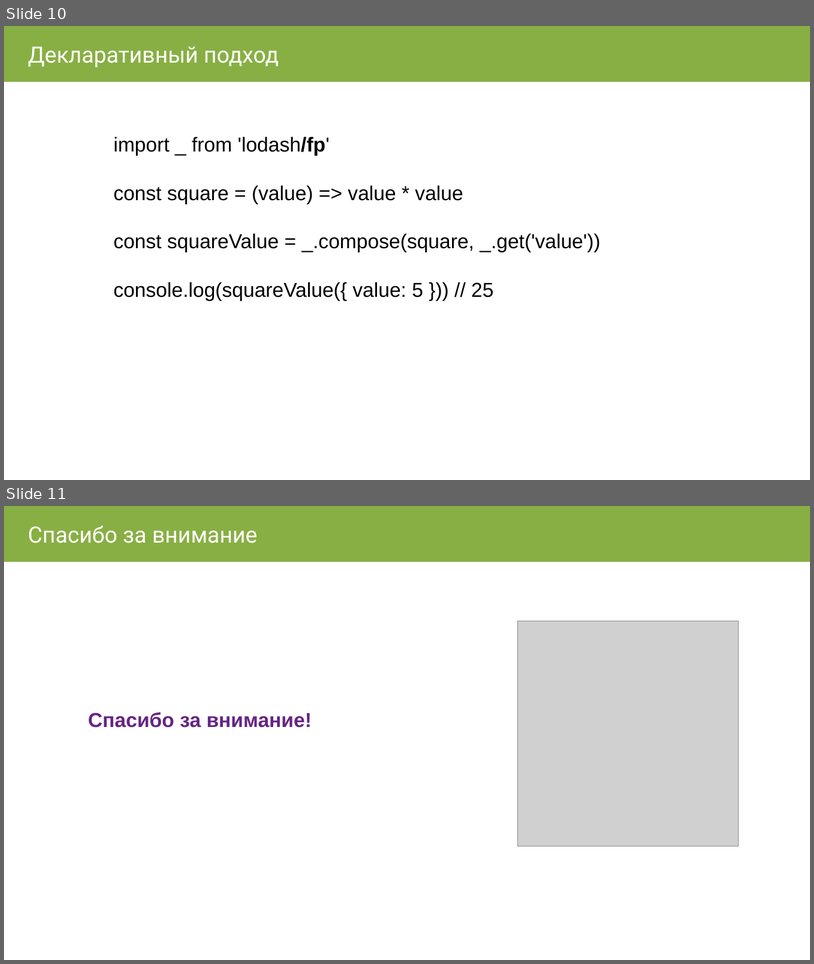
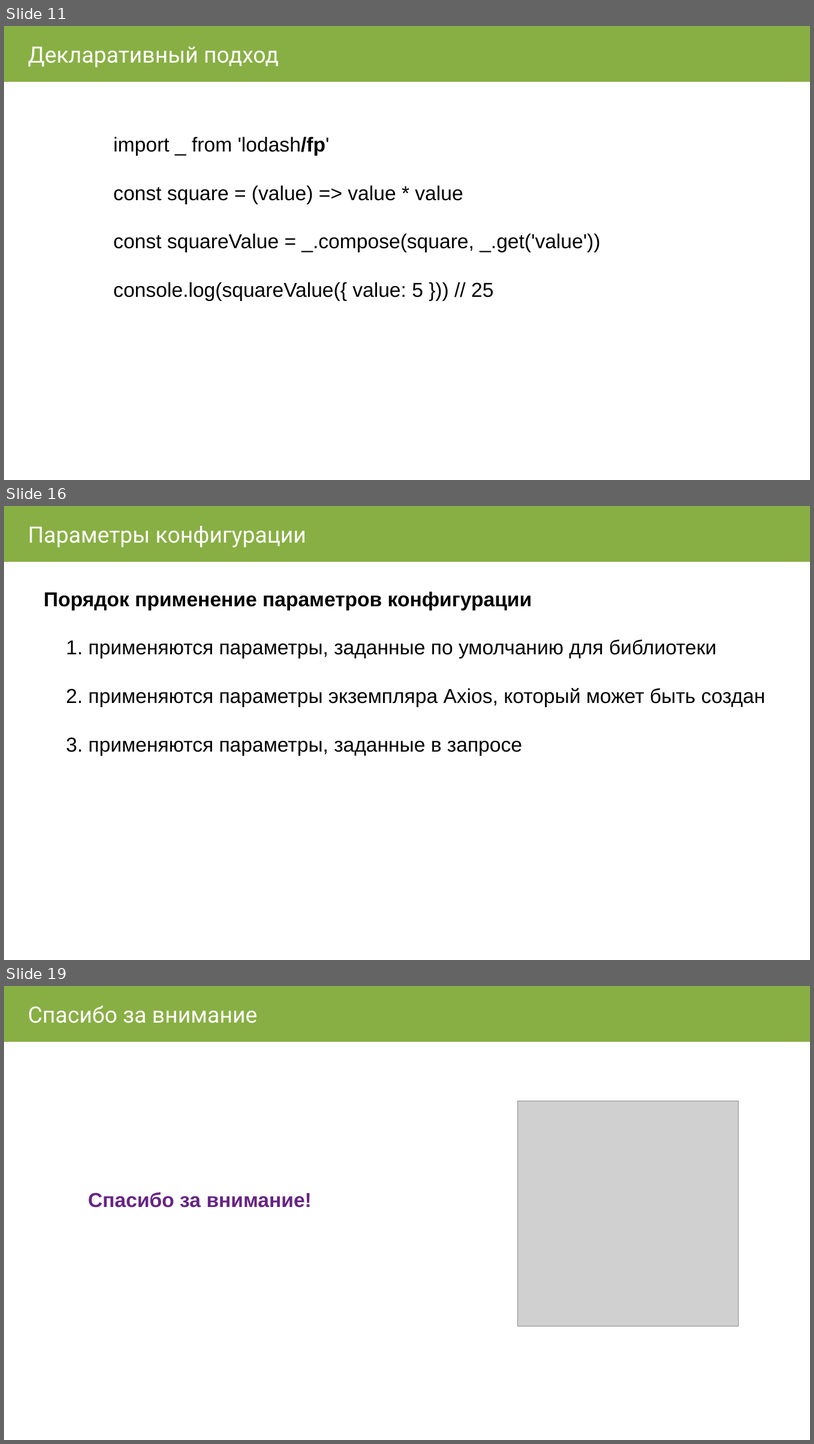
Before and after one commit to AVVlasov/javascript-junior, a slide deck: 2019/IV. Утилитарные библиотеки/2.1 Lodash/Lodash.pptx. Shown one above the other, each under a label of ours: slides 10 and 11 before the commit, slides 11, 16 and 19 after it; the slides between them are not shown. The pictures are 814x964 and 814x1444 pixels, drawn with LibreOffice and Linux fonts; fonts in the diff are those of the drawing; grey boxes stand for pictures. Boxes give left, top, right and bottom in pixels: in the first picture for what was removed or moved away, otherwise in the second. Text is boxed around its words. In the diff, an @@ line names an element or a change of style, - is before the commit and + after.

Commit message:
добавлен конспект и Axios

```diff
--- a/2019/IV. Утилитарные библиотеки/2.1 Lodash/Lodash.pptx
+++ b/2019/IV. Утилитарные библиотеки/2.1 Lodash/Lodash.pptx
@@ slide 16 added at [4, 506, 810, 960], background #FFFFFF @@
@@ rectangle added at [4, 506, 810, 562], fill #88AF43, outline #88AF43 0.74 pt @@
@@ text added at [28, 526, 306, 547], 20 pt, text #FFFFFF @@
+Параметры конфигурации
@@ text added at [44, 591, 766, 755], 18 pt, text #000000 @@
+Порядок применение параметров конфигурации
+1. применяются параметры, заданные по умолчанию для библиотеки
+2. применяются параметры экземпляра Axios, который может быть создан
+3. применяются параметры, заданные в запросе
@@ what was slide 10 is now slide 11 @@
@@ what was slide 11 is now slide 19 @@
```
Also in this commit, not shown: 3 slides changed, 7 other slides added, 1 other file.
